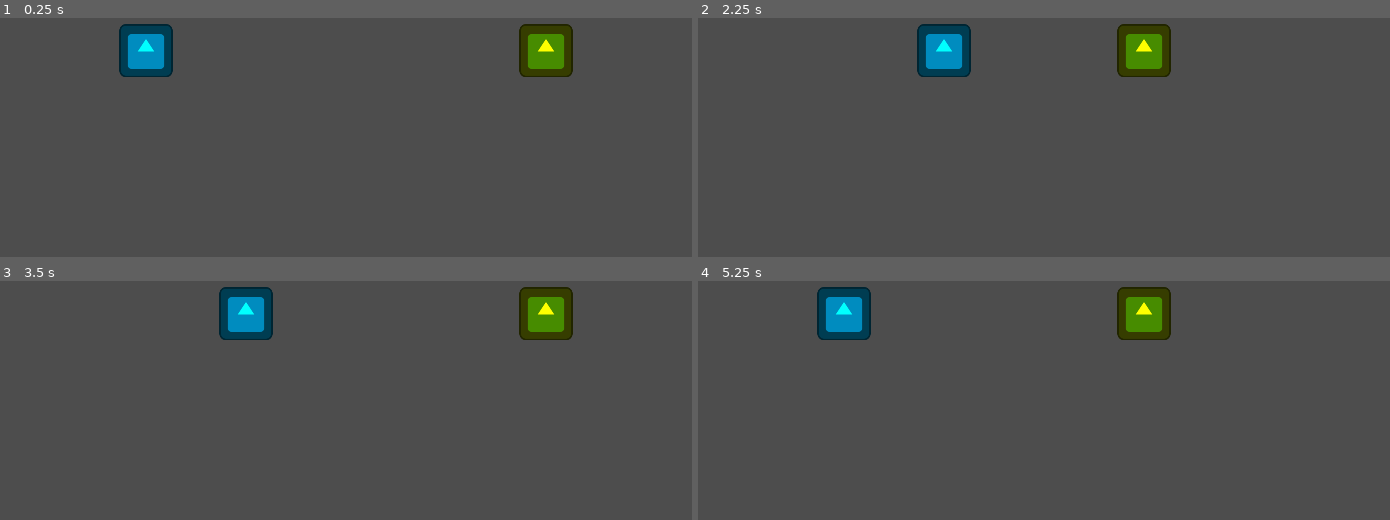
Above: before the commit, frames 1-4 (two rows, left to right).
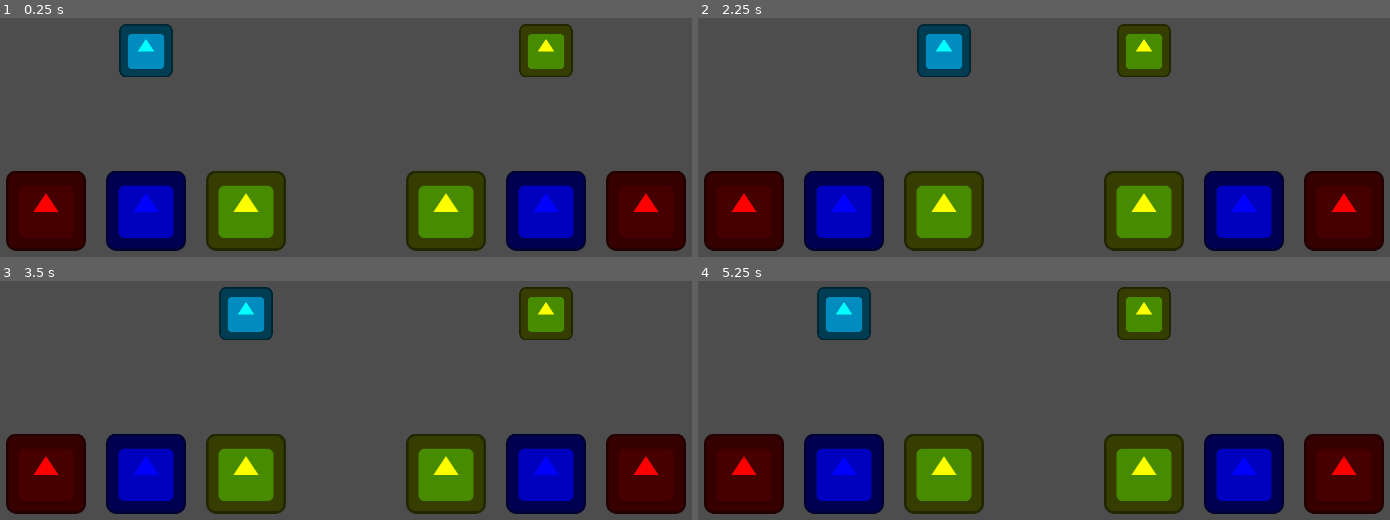
Above: after the commit, the same moments.

Repository: NymmkTheMink/Duo-Ling
Game: Godot game, scene res://game_modes/sort/sort.tscn
Two runs of this game, one before a commit and one after it. Both use one fixed random seed, a clock stepped at 60 frames per second and the inputs below. The project has no main scene, so this scene is started directly. The engine's default icon, where the game draws it, is replaced by a stand-in: a white triangle on a blue panel in a dark square.
Inputs:
- Up to frame 1 (0.25 s): no input
- Up to frame 2 (2.25 s): tap Enter at 0.5, 2 s; hold D (right_P1) 0.53-1.28 s; tap Left (left_P2) at 0.6, 2.1 s; tap Space at 1.25 s; hold A (left_P1) 1.28-2.03 s; tap Right (right_P2) at 1.35 s; hold D (right_P1) from 2.03 s (still down)
- Up to frame 3 (3.5 s): keep holding D (right_P1); tap Space at 2.75 s; tap Right (right_P2) at 2.85 s
- Up to frame 4 (5.25 s): tap Enter at 3.5 s; release D (right_P1) at 3.53 s; hold A (left_P1) from 3.53 s (still down); tap Left (left_P2) at 3.6, 5.1 s; tap Space at 4.25 s; tap Right (right_P2) at 4.35 s

The runs differ from the first frame. In frame 1, 23% of the frame differs, in the area x 0-100%, y 64-98%; in frame 2, 23%; in frame 3, 23%; in frame 4, 23%.

Commit message:
added boxes

Diff:
--- a/game_modes/sort/sort.tscn
+++ b/game_modes/sort/sort.tscn
@@ -1,7 +1,17 @@
-[gd_scene load_steps=3 format=3 uid="uid://bqr1krasgtb2d"]
+[gd_scene load_steps=7 format=3 uid="uid://bqr1krasgtb2d"]
 
 [ext_resource type="PackedScene" uid="uid://cmd16ifg5kokd" path="res://game_modes/sort/duolingo.tscn" id="1_4fftf"]
 [ext_resource type="PackedScene" uid="uid://r10q0ni37i4j" path="res://game_modes/sort/ling_ling.tscn" id="2_6hvsk"]
+[ext_resource type="Texture2D" uid="uid://bqj1vwibsmhp4" path="res://icon.svg" id="3_u26ge"]
+
+[sub_resource type="RectangleShape2D" id="RectangleShape2D_fn5i2"]
+size = Vector2(192, 192)
+
+[sub_resource type="RectangleShape2D" id="RectangleShape2D_fosx7"]
+size = Vector2(192, 192)
+
+[sub_resource type="RectangleShape2D" id="RectangleShape2D_g21d1"]
+size = Vector2(192, 192)
 
 [node name="Sort" type="Node2D"]
 
@@ -10,3 +20,87 @@
 
 [node name="LingLing" parent="." instance=ExtResource("2_6hvsk")]
 position = Vector2(1920, 448)
+
+[node name="SpanishBoxP1" type="Area2D" parent="."]
+position = Vector2(240, 832)
+collision_layer = 16
+collision_mask = 4
+metadata/_edit_group_ = true
+
+[node name="Sprite2D" type="Sprite2D" parent="SpanishBoxP1"]
+modulate = Color(1, 0, 0, 1)
+scale = Vector2(1.5, 1.5)
+texture = ExtResource("3_u26ge")
+
+[node name="CollisionShape2D" type="CollisionShape2D" parent="SpanishBoxP1"]
+shape = SubResource("RectangleShape2D_fn5i2")
+
+[node name="FrenchBoxP1" type="Area2D" parent="."]
+position = Vector2(480, 832)
+collision_layer = 16
+collision_mask = 4
+metadata/_edit_group_ = true
+
+[node name="Sprite2D" type="Sprite2D" parent="FrenchBoxP1"]
+modulate = Color(0, 0, 1, 1)
+scale = Vector2(1.5, 1.5)
+texture = ExtResource("3_u26ge")
+
+[node name="CollisionShape2D" type="CollisionShape2D" parent="FrenchBoxP1"]
+shape = SubResource("RectangleShape2D_fosx7")
+
+[node name="GermanBoxP1" type="Area2D" parent="."]
+position = Vector2(720, 832)
+collision_layer = 16
+collision_mask = 4
+metadata/_edit_group_ = true
+
+[node name="Sprite2D" type="Sprite2D" parent="GermanBoxP1"]
+modulate = Color(1, 1, 0, 1)
+scale = Vector2(1.5, 1.5)
+texture = ExtResource("3_u26ge")
+
+[node name="CollisionShape2D" type="CollisionShape2D" parent="GermanBoxP1"]
+shape = SubResource("RectangleShape2D_g21d1")
+
+[node name="GermanBoxP2" type="Area2D" parent="."]
+position = Vector2(1200, 832)
+collision_layer = 16
+collision_mask = 4
+metadata/_edit_group_ = true
+
+[node name="Sprite2D" type="Sprite2D" parent="GermanBoxP2"]
+modulate = Color(1, 1, 0, 1)
+scale = Vector2(1.5, 1.5)
+texture = ExtResource("3_u26ge")
+
+[node name="CollisionShape2D" type="CollisionShape2D" parent="GermanBoxP2"]
+shape = SubResource("RectangleShape2D_g21d1")
+
+[node name="FrenchBoxP2" type="Area2D" parent="."]
+position = Vector2(1440, 832)
+collision_layer = 16
+collision_mask = 4
+metadata/_edit_group_ = true
+
+[node name="Sprite2D" type="Sprite2D" parent="FrenchBoxP2"]
+modulate = Color(0, 0, 1, 1)
+scale = Vector2(1.5, 1.5)
+texture = ExtResource("3_u26ge")
+
+[node name="CollisionShape2D" type="CollisionShape2D" parent="FrenchBoxP2"]
+shape = SubResource("RectangleShape2D_fosx7")
+
+[node name="SpanishBoxP2" type="Area2D" parent="."]
+position = Vector2(1680, 832)
+collision_layer = 16
+collision_mask = 4
+metadata/_edit_group_ = true
+
+[node name="Sprite2D" type="Sprite2D" parent="SpanishBoxP2"]
+modulate = Color(1, 0, 0, 1)
+scale = Vector2(1.5, 1.5)
+texture = ExtResource("3_u26ge")
+
+[node name="CollisionShape2D" type="CollisionShape2D" parent="SpanishBoxP2"]
+shape = SubResource("RectangleShape2D_fn5i2")
